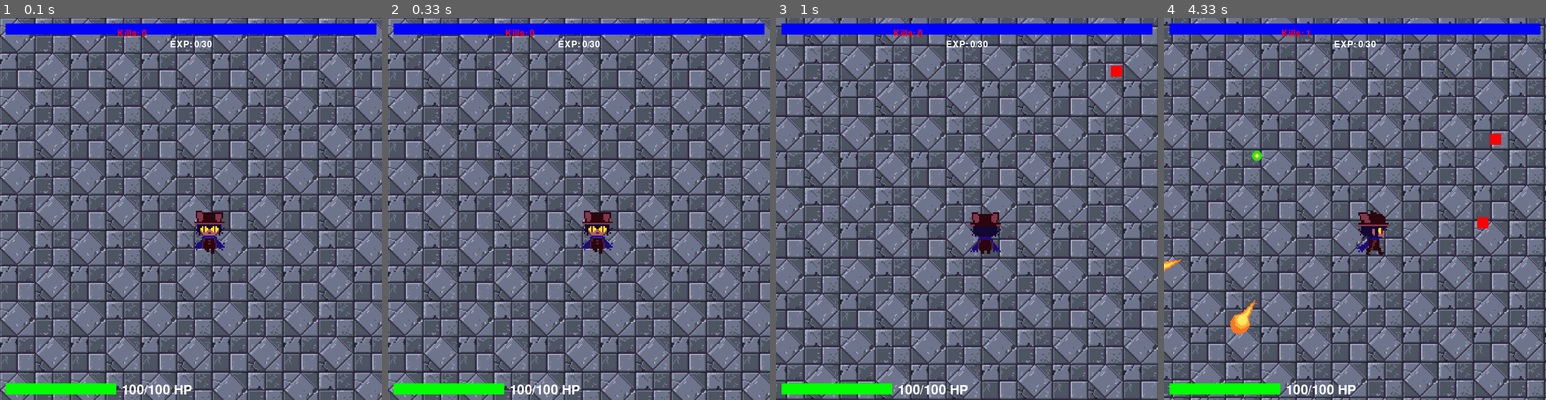
Above: before the commit, frames 1-4 (left to right).
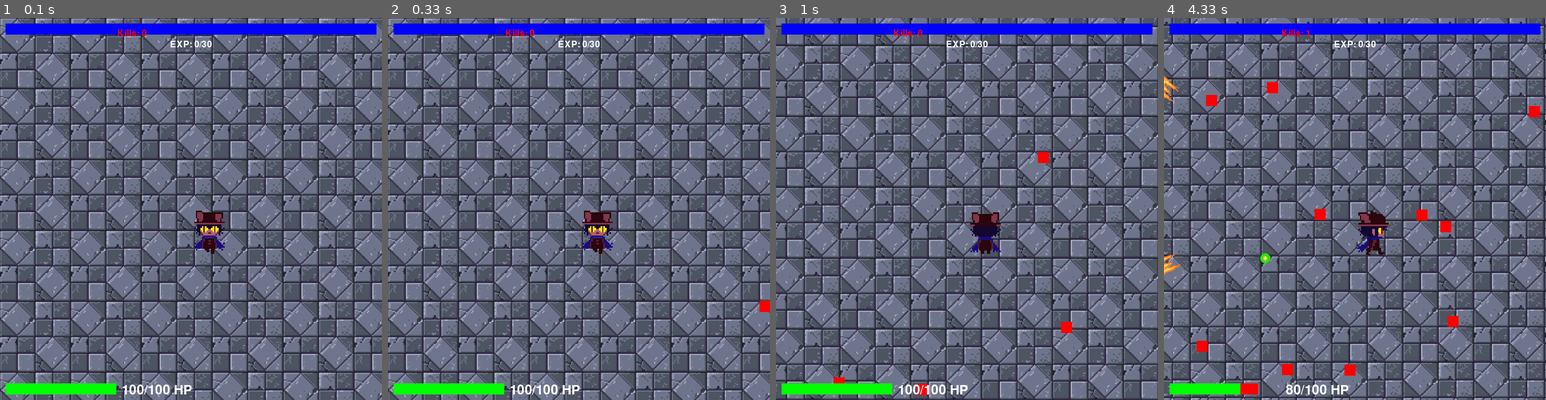
Above: after the commit, the same moments.

Repository: DaCUtePotato/2dshooter
Game: pygame game, started from main.py
Two runs of this game, one before a commit and one after it. Both use one fixed random seed, a clock stepped at 60 frames per second and the inputs below.
Inputs (mouse positions are in pixels of both pictures, inside the frame that each line leads up to):
- Up to frame 1 (0.1 s): no input
- Up to frame 2 (0.33 s): no input
- Up to frame 3 (1 s): hold D 0.33-0.8 s; hold W from 0.83 s (still down)
- Up to frame 4 (4.33 s): release W at 1.13 s; press the mouse at (1263, 132) at 1.2 s; move the mouse to (1240, 166) at 1.3 s; release the mouse at (1217, 197) at 1.43 s; hold D 1.5-1.97 s; move the mouse to (1343, 144) at 1.53 s; hold A 2-2.53 s; hold S 2.57-2.87 s; hold A 2.9-3.3 s; hold W 3.33-3.7 s; press the mouse at (1263, 132) at 3.77 s; move the mouse to (1263, 243) at 3.87 s; move the mouse to (1263, 354) at 3.97 s; release the mouse at (1263, 354) at 4 s; hold D from 4.07 s (still down)

Frame 1 is identical in both runs. In frame 2, less than 0.1% of the frame differs, in the area x 97-100%, y 74-77%; in frame 3, 0.4%; in frame 4, 2.2%, in the area x 0-99%, y 15-99%.

Commit message:
Fixed diagonal movement

Diff:
--- a/main.py
+++ b/main.py
@@ -156,18 +156,17 @@
     screen.blit(exp_text, (text_x, text_y))
 
 # Function to spawn enemies
-# Function to spawn enemies
 def spawn_enemy(player_x, player_y):
-    enemy_x = random.randint(-width, width) + player_x
-    enemy_y = random.randint(-height, height) + player_y
+    enemy_x = random.randint(-width // 2, width // 2) + player_x
+    enemy_y = random.randint(-height // 2, height // 2) + player_y
 
     basic_enemy = Enemy(enemy_x, enemy_y, 20, 20, 10, ENEMY_SPEED)
     enemies.append(basic_enemy)
 
 # Function to spawn crashing enemies
 def spawn_crashing_enemy(player_x, player_y):
-    enemy_x = random.randint(-width, width) + player_x
-    enemy_y = random.randint(-height, height) + player_y
+    enemy_x = random.randint(-width // 2, width // 2) + player_x
+    enemy_y = random.randint(-height // 2, height // 2) + player_y
 
     crashingenemy = crashingEnemy(enemy_x, enemy_y, 20, 20, 10, ENEMY_SPEED)
     crashing_enemies.append(crashingenemy)
@@ -202,30 +201,36 @@
         # Update player input and game state
         player_rect = pygame.Rect(player_x, player_y, niko_scaling_width, niko_scaling_height)
         keys = pygame.key.get_pressed()
+
+        # Calculate movement vector
+        move_x, move_y = 0, 0
         if keys[pygame.K_a]:
-            player_x -= player_speed
+            move_x -= player_speed
+            rendering = "left"
+        if keys[pygame.K_d]:
+            move_x += player_speed
+            rendering = "right"
+        if keys[pygame.K_w]:
+            move_y -= player_speed
+            rendering = "up"
+        if keys[pygame.K_s]:
+            move_y += player_speed
+            rendering = "down"
+
+        # Normalize the movement vector to prevent faster diagonal movement
+        if move_x != 0 and move_y != 0:
+            move_x *= math.sqrt(0.5)
+            move_y *= math.sqrt(0.5)
+
+        # Update player position
+        player_x += move_x
+        player_y += move_y
+
+        # Update frame count and current frame if the player is moving
+        if move_x != 0 or move_y != 0:
             frame_count += 1
             if frame_count % 2 == 0:  # Adjust frame rate of animation here
-                current_frame = (current_frame + 1) % len(frames_left)
-            rendering = "left"
-        if keys[pygame.K_d]:
-            player_x += player_speed
-            frame_count += 1
-            if frame_count % 2 == 0:  # Adjust frame rate of animation here
-                current_frame = (current_frame + 1) % len(frames_right)
-            rendering = "right"
-        if keys[pygame.K_w]:
-            player_y -= player_speed
-            frame_count += 1
-            if frame_count % 2 == 0:
-                current_frame = (current_frame + 1) % len(frames_up)
-            rendering = "up"
-        if keys[pygame.K_s]:
-            player_y += player_speed
-            frame_count += 1
-            if frame_count % 2 == 0:  # Adjust frame rate of animation here
-                current_frame = (current_frame + 1) % len(frames_down)
-            rendering = "down"
+                current_frame = (current_frame + 1) % 3  # Assuming each direction has 3 frames
 
         # Update bullet positions and animate
         for bullet in bullets:
@@ -269,8 +274,7 @@
             # Check for collisions with bullets
             for bullet in bullets:
                 bullet_rect = pygame.Rect(bullet['x'] - 5, bullet['y'] - 5, 10, 10)
-                enemy_rect = pygame.Rect(crashing_enemy.x, crashing_enemy.y, crashing_enemy.width,
-                                         crashing_enemy.height)
+                enemy_rect = pygame.Rect(crashing_enemy.x, crashing_enemy.y, crashing_enemy.width, crashing_enemy.height)
 
                 if bullet_rect.colliderect(enemy_rect):
                     crashing_enemy.hp -= 10
